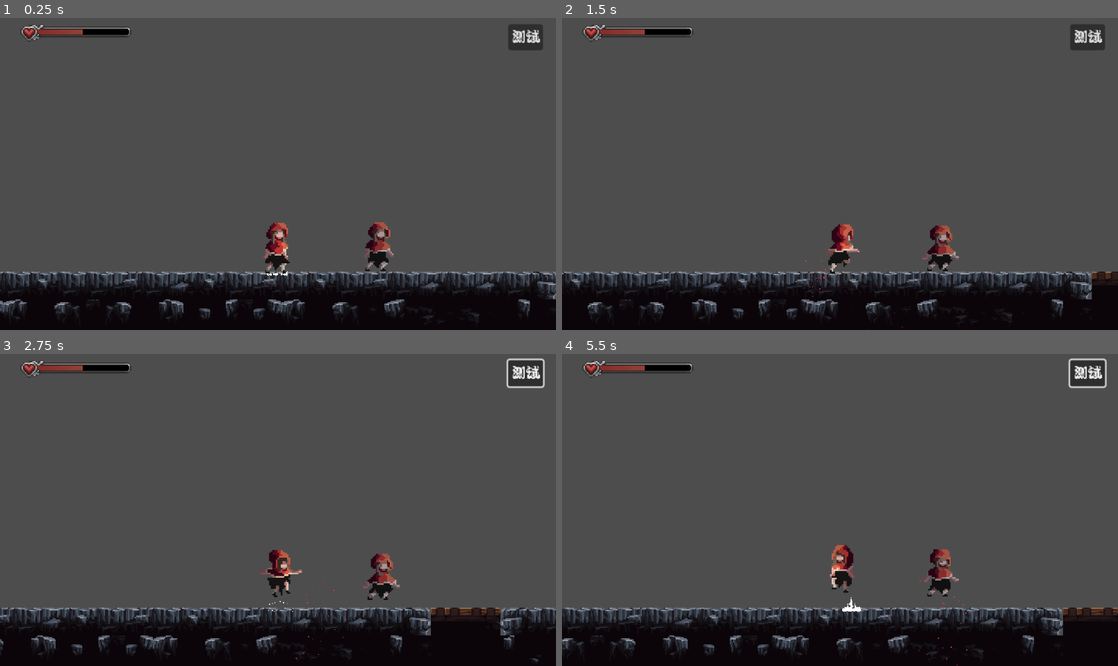
Above: before the commit, frames 1-4 (two rows, left to right).
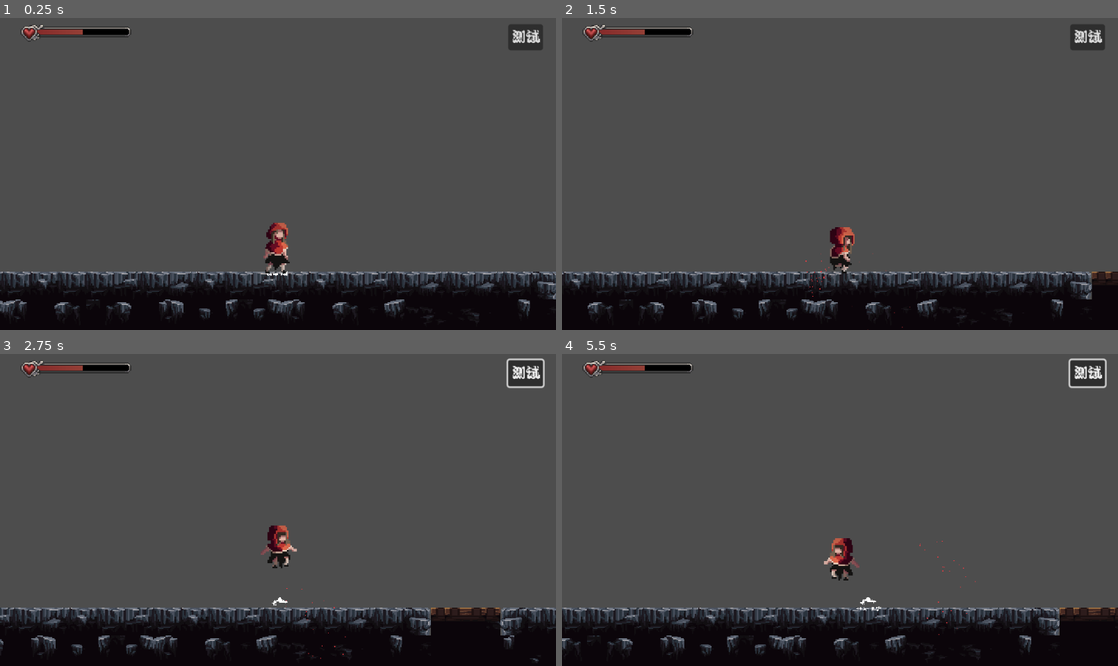
Above: after the commit, the same moments.

Repository: ka1tist/11
Game: Godot game, scene res://levels/00_洞穴/04.tscn
Two runs of this game, one before a commit and one after it. Both use one fixed random seed, a clock stepped at 60 frames per second and the inputs below.
Inputs (mouse positions are in pixels of both pictures, inside the frame that each line leads up to):
- Up to frame 1 (0.25 s): no input
- Up to frame 2 (1.5 s): click "测试" at 0.5 s; tap Enter at 1.25 s; move the mouse to (962, 158) at 1.27 s; hold Right (right) from 1.28 s (still down); hold S (action) from 1.28 s (still down); click (962, 158) at 1.42 s
- Up to frame 3 (2.75 s): tap Z (jump) at 1.52, 1.82, 2.27, 2.3, 2.57 s; tap X (attack) at 1.55, 2.1 s; move the mouse to (166, 525) at 2.02 s; release Right (right) at 2.03 s; release S (action) at 2.03 s; hold Down (down) from 2.03 s (still down)
- Up to frame 4 (5.5 s): move the mouse to (895, 441) at 2.77 s; release Down (down) at 2.78 s; hold Right (right) 2.78-3.53 s; hold Z (jump) 2.78-3.53 s; tap S (action) at 3.05, 3.6, 5.3 s; move the mouse to (812, 572) at 3.52 s; hold Up (up) 3.53-4.28 s; click (812, 572) at 3.67 s; tap Z (jump) at 3.77, 4.07, 4.52, 4.55, 4.82, 5.27 s; tap X (attack) at 3.8 s; move the mouse to (1006, 556) at 4.27 s; hold X (attack) 4.28-5.03 s; hold Left (left) from 4.28 s (still down); move the mouse to (673, 463) at 5.02 s; tap C (dash) at 5.1 s

The runs differ from the first frame. In frame 1, 0.5% of the frame differs, in the area x 65-71%, y 65-82%; in frame 2, 0.9%; in frame 3, 1.4%; in frame 4, 4.6%, in the area x 0-100%, y 59-100%.

Commit message:
完善攻击

Diff:
--- a/general/scripts/attack_area.gd
+++ b/general/scripts/attack_area.gd
@@ -2,6 +2,8 @@
 class_name AttackArea extends Area2D
 
 @export var damege : float = 1
+@onready var animation_player: AnimationPlayer = $"../AnimationPlayer"
+
 
 func _ready() -> void:
 	body_entered.connect( _on_body_entered )
--- a/levels/00_洞穴/04.tscn
+++ b/levels/00_洞穴/04.tscn
@@ -52,7 +52,7 @@
 position = Vector2(173, 333)
 
 [node name="DamageArea" type="Area2D" parent="." unique_id=1426171122]
-position = Vector2(217, 252)
+position = Vector2(254, 305)
 collision_layer = 32
 collision_mask = 0
 script = ExtResource("8_xy3px")
@@ -60,5 +60,4 @@
 metadata/_custom_type_script = "uid://c1unhfbuk57mo"
 
 [node name="CollisionShape2D" type="CollisionShape2D" parent="DamageArea" unique_id=346599880]
-position = Vector2(17, 57)
 shape = SubResource("RectangleShape2D_ieygl")
--- /dev/null
+++ b/player/attack.gd
@@ -0,0 +1,73 @@
+class_name PlayerStateAttack extends PlayerState
+
+
+const AUDIO_ATTACK = preload("uid://45r5bi2yyufq")
+
+@export var combo_time_window : float = 0.2
+@export var speed : float = 200
+const COMBO_ANIMATIONS : Array = ["attack", "attack_2", "attack_3"]
+var timer : float = 0
+var combo : int = 0
+
+#状态初始化时做什么
+func init() -> void:
+	pass
+
+
+#当我们进入这个状态时会发生什么
+func enter() -> void:
+	#动画
+	do_attack()
+	player.animation_player.animation_finished.connect( _on_animation_finished )
+	pass
+
+#当我们退出这个状态会发生什么
+func exit() -> void:
+	timer = 0
+	combo = 0
+	player.animation_player.animation_finished.disconnect( _on_animation_finished )
+	next_state = null
+	pass
+
+#按下输入会发生什么
+func handle_input( _event : InputEvent ) -> PlayerState:
+	#处理输入
+	if _event.is_action_pressed("attack"):
+		timer = combo_time_window
+	#if _event.is_action_pressed("jump"):
+	#	return jump
+	return null
+
+
+#在这个状态下，每个过程tick会发生什么
+func process(delta: float) -> PlayerState:
+	timer -= delta
+	return next_state
+
+
+#在这个状态下，每个物理过程tick会发生什么
+func physics_process(_delta: float) -> PlayerState:
+	player.velocity.x = player.direction.x * speed
+
+	return null
+
+
+func do_attack() -> void:
+	player.animation_player.play( COMBO_ANIMATIONS[combo] )
+	player.attack_area.activate()
+	Audio.play_spatial_sound( AUDIO_ATTACK , player.global_position )
+	pass
+
+
+func _end_attack() -> void:
+	if timer > 0:
+		combo = wrapi( combo + 1 , 0 , 3 )
+		do_attack()
+	else:
+		next_state = idle if player.is_on_floor() else fall
+	pass
+
+
+func _on_animation_finished( _anim_name : String ) -> void:
+	_end_attack()
+	pass
--- a/player/player.tscn
+++ b/player/player.tscn
@@ -7,8 +7,8 @@
 [ext_resource type="Script" uid="uid://bjx3ikkggms5e" path="res://player/states/fall.gd" id="5_g6k8r"]
 [ext_resource type="Script" uid="uid://dufhimmdh4wyd" path="res://player/states/crouch.gd" id="6_g6k8r"]
 [ext_resource type="Texture2D" uid="uid://dfedgwugeiu7p" path="res://player/spires/red hood itch free Copy-Sheet.png" id="7_boad6"]
+[ext_resource type="Script" uid="uid://bf5adafuk21i6" path="res://player/attack.gd" id="7_ebec5"]
 [ext_resource type="Script" uid="uid://c7npwm4xqaarh" path="res://player/scripts/player_camera.gd" id="8_8t03j"]
-[ext_resource type="Texture2D" uid="uid://bwr3n38w2hu5d" path="res://general/sprites/idle sheet-Sheet.png" id="8_ebec5"]
 [ext_resource type="Script" uid="uid://csskjnunwlvsa" path="res://player/scripts/input_hints.gd" id="8_hg6s5"]
 [ext_resource type="Texture2D" uid="uid://b5iqeeberasqa" path="res://player/spires/input_icons.png" id="8_rgyib"]
 [ext_resource type="Script" uid="uid://bg12sd4evf6j7" path="res://general/scripts/attack_area.gd" id="11_2ieo8"]
@@ -32,35 +32,59 @@
 tracks/0/keys = {
 "times": PackedFloat32Array(0),
 "transitions": PackedFloat32Array(1),
-"update": 1,
+"update": 0,
 "values": [0]
 }
-tracks/1/type = "value"
-tracks/1/imported = false
-tracks/1/enabled = true
-tracks/1/path = NodePath("Sprite2D/Sprite2D:frame")
-tracks/1/interp = 1
-tracks/1/loop_wrap = true
-tracks/1/keys = {
-"times": PackedFloat32Array(0),
-"transitions": PackedFloat32Array(1),
-"update": 1,
-"values": [0]
+
+[sub_resource type="Animation" id="Animation_ebec5"]
+resource_name = "attack"
+length = 0.35
+step = 0.05
+tracks/0/type = "value"
+tracks/0/imported = false
+tracks/0/enabled = true
+tracks/0/path = NodePath("Sprite2D:frame")
+tracks/0/interp = 1
+tracks/0/loop_wrap = true
+tracks/0/keys = {
+"times": PackedFloat32Array(0, 0.05, 0.1, 0.15, 0.2, 0.25, 0.3),
+"transitions": PackedFloat32Array(1, 1, 1, 1, 1, 1, 1),
+"update": 0,
+"values": [56, 57, 58, 59, 60, 61, 62]
 }
 
 [sub_resource type="Animation" id="Animation_yllr7"]
-resource_name = "attack"
-tracks/0/type = "value"
-tracks/0/imported = false
-tracks/0/enabled = true
-tracks/0/path = NodePath("Sprite2D:frame")
-tracks/0/interp = 1
-tracks/0/loop_wrap = true
-tracks/0/keys = {
-"times": PackedFloat32Array(0),
-"transitions": PackedFloat32Array(1),
-"update": 1,
-"values": [0]
+resource_name = "attack_2"
+length = 0.35
+step = 0.05
+tracks/0/type = "value"
+tracks/0/imported = false
+tracks/0/enabled = true
+tracks/0/path = NodePath("Sprite2D:frame")
+tracks/0/interp = 1
+tracks/0/loop_wrap = true
+tracks/0/keys = {
+"times": PackedFloat32Array(0, 0.05, 0.1, 0.15, 0.2, 0.25, 0.3),
+"transitions": PackedFloat32Array(1, 1, 1, 1, 1, 1, 1),
+"update": 0,
+"values": [63, 64, 65, 66, 67, 68, 69]
+}
+
+[sub_resource type="Animation" id="Animation_kb6p2"]
+resource_name = "attack_3"
+length = 0.5
+step = 0.05
+tracks/0/type = "value"
+tracks/0/imported = false
+tracks/0/enabled = true
+tracks/0/path = NodePath("Sprite2D:frame")
+tracks/0/interp = 1
+tracks/0/loop_wrap = true
+tracks/0/keys = {
+"times": PackedFloat32Array(0, 0.05, 0.1, 0.15, 0.2, 0.25, 0.3, 0.35, 0.4, 0.45000002),
+"transitions": PackedFloat32Array(1, 1, 1, 1, 1, 1, 1, 1, 1, 1),
+"update": 0,
+"values": [70, 71, 72, 73, 74, 75, 76, 77, 78, 79]
 }
 
 [sub_resource type="Animation" id="Animation_rgyib"]
@@ -76,14 +100,12 @@
 tracks/0/keys = {
 "times": PackedFloat32Array(0, 0.05),
 "transitions": PackedFloat32Array(1, 1),
-"update": 1,
+"update": 0,
 "values": [50, 34]
 }
 
 [sub_resource type="Animation" id="Animation_hg6s5"]
 resource_name = "idle"
-loop_mode = 1
-step = 0.03
 tracks/0/type = "value"
 tracks/0/imported = false
 tracks/0/enabled = true
@@ -93,20 +115,8 @@
 tracks/0/keys = {
 "times": PackedFloat32Array(0),
 "transitions": PackedFloat32Array(1),
-"update": 1,
+"update": 0,
 "values": [0]
-}
-tracks/1/type = "value"
-tracks/1/imported = false
-tracks/1/enabled = true
-tracks/1/path = NodePath("Sprite2D/Sprite2D:frame")
-tracks/1/interp = 1
-tracks/1/loop_wrap = true
-tracks/1/keys = {
-"times": PackedFloat32Array(0, 0.030303031, 0.060606062, 0.09090909, 0.121212125, 0.15151516, 0.18181819, 0.21212122, 0.24242425, 0.27272728, 0.3030303, 0.33333334, 0.36363637, 0.3939394, 0.42424244, 0.45454547, 0.4848485),
-"transitions": PackedFloat32Array(1, 1, 1, 1, 1, 1, 1, 1, 1, 1, 1, 1, 1, 1, 1, 1, 1),
-"update": 1,
-"values": [0, 1, 2, 3, 4, 5, 6, 7, 8, 9, 10, 11, 12, 13, 14, 15, 16]
 }
 
 [sub_resource type="Animation" id="Animation_8t03j"]
@@ -121,7 +131,7 @@
 tracks/0/keys = {
 "times": PackedFloat32Array(0, 0.060606062, 0.15151516, 0.24242425, 0.3030303, 0.5151515, 0.54545456, 0.5757576, 0.6060606, 0.6363636, 0.6666667, 0.7, 0.75, 0.8),
 "transitions": PackedFloat32Array(1, 1, 1, 1, 1, 1, 1, 1, 1, 1, 1, 1, 1, 1),
-"update": 1,
+"update": 0,
 "values": [34, 35, 36, 37, 38, 39, 40, 41, 42, 43, 44, 45, 46, 47]
 }
 
@@ -139,14 +149,16 @@
 tracks/0/keys = {
 "times": PackedFloat32Array(0, 0.03999996, 0.07999992, 0.120000005, 0.16, 0.2, 0.23999996, 0.2799999, 0.32, 0.36, 0.39999998, 0.44, 0.48000002, 0.52, 0.56, 0.59999996, 0.64000005, 0.68, 0.71999997, 0.76000005, 0.8, 0.84, 0.88000005, 0.92),
 "transitions": PackedFloat32Array(1, 1, 1, 1, 1, 1, 1, 1, 1, 1, 1, 1, 1, 1, 1, 1, 1, 1, 1, 1, 1, 1, 1, 1),
-"update": 1,
+"update": 0,
 "values": [20, 21, 22, 23, 24, 1, 2, 3, 4, 5, 6, 7, 8, 9, 10, 11, 12, 13, 14, 15, 16, 17, 18, 19]
 }
 
 [sub_resource type="AnimationLibrary" id="AnimationLibrary_ebec5"]
 _data = {
 &"RESET": SubResource("Animation_boad6"),
-&"attack": SubResource("Animation_yllr7"),
+&"attack": SubResource("Animation_ebec5"),
+&"attack_2": SubResource("Animation_yllr7"),
+&"attack_3": SubResource("Animation_kb6p2"),
 &"crouch": SubResource("Animation_rgyib"),
 &"idle": SubResource("Animation_hg6s5"),
 &"jump": SubResource("Animation_8t03j"),
@@ -167,7 +179,7 @@
 metadata/_snap_enabled = true
 
 [sub_resource type="RectangleShape2D" id="RectangleShape2D_ebec5"]
-size = Vector2(48.000053, 16)
+size = Vector2(51.000053, 56)
 
 [node name="Player" type="CharacterBody2D" unique_id=365008897 groups=["Player"]]
 z_index = 1
@@ -199,19 +211,17 @@
 unique_name_in_owner = true
 script = ExtResource("6_g6k8r")
 
+[node name="Attack" type="Node" parent="States" unique_id=967012846]
+unique_name_in_owner = true
+script = ExtResource("7_ebec5")
+
 [node name="Sprite2D" type="Sprite2D" parent="." unique_id=188275147]
-position = Vector2(1.1920929e-07, -13)
+position = Vector2(0, -13)
 scale = Vector2(1.88, 1.88)
 texture = ExtResource("7_boad6")
 offset = Vector2(0, -24)
 hframes = 12
 vframes = 11
-
-[node name="Sprite2D" type="Sprite2D" parent="Sprite2D" unique_id=250566537]
-position = Vector2(-71.80858, -13.829788)
-scale = Vector2(-0.9747845, 1)
-texture = ExtResource("8_ebec5")
-hframes = 18
 
 [node name="CollisionStand" type="CollisionShape2D" parent="." unique_id=1156081630]
 visible = false
@@ -281,6 +291,6 @@
 metadata/_custom_type_script = "uid://bg12sd4evf6j7"
 
 [node name="CollisionShape2D" type="CollisionShape2D" parent="AttackArea" unique_id=42164731]
-position = Vector2(-24.000027, 0)
+position = Vector2(-25.500025, 0)
 shape = SubResource("RectangleShape2D_ebec5")
 debug_color = Color(0.70196074, 0, 0, 0.41960785)
--- a/player/scripts/player.gd
+++ b/player/scripts/player.gd
@@ -62,11 +62,8 @@
 	pass
 
 func _unhandled_input(event: InputEvent) -> void:
-	#测试
-	if event.is_action_pressed("attack"):
-		attack_area.activate()
-		return
-	#
+	if event.is_action_released("jump"):
+		velocity.y *= 0.5
 	if event.is_action_pressed( "action" ):
 		Messages.player_interacted.emit( self )
 	elif event.is_action_pressed( "pause" ):
--- a/player/states/00_player_state.gd
+++ b/player/states/00_player_state.gd
@@ -10,6 +10,7 @@
 @onready var jump: PlayerStateJump = %Jump
 @onready var fall: PlayerStateFall = %Fall
 @onready var crouch: PlayerStateCrouch = %Crouch
+@onready var attack: PlayerStateAttack = %Attack
 #endregion
 
 
--- a/player/states/crouch.gd
+++ b/player/states/crouch.gd
@@ -24,6 +24,8 @@
 #按下输入会发生什么
 func handle_input( _event : InputEvent ) -> PlayerState:
 	#处理输入
+	if _event.is_action_pressed("attack"):
+		return attack
 	if _event.is_action_pressed("jump"):
 		player.one_way_platform_shape_cast.force_shapecast_update()
 		if player.one_way_platform_shape_cast.is_colliding() == true:
--- a/player/states/fall.gd
+++ b/player/states/fall.gd
@@ -17,10 +17,10 @@
 	player.animation_player.play( "jump" )
 	player.animation_player.pause()
 	player.gravity_mulitplier = fal_gravity_mulitplier
-	if player.previous_state == jump:
+	if player.previous_state == idle or player.previous_state == run or player.previous_state == crouch:
+		coyote_timer = coyote_time
+	else:
 		coyote_timer = 0
-	else:
-		coyote_timer = coyote_time
 	pass
 
 #当我们退出这个状态会发生什么
@@ -32,6 +32,8 @@
 #按下输入会发生什么
 func handle_input( _event : InputEvent ) -> PlayerState:
 	#处理输入
+	if _event.is_action_pressed("attack"):
+		return attack
 	if _event.is_action_pressed("jump"):
 		if coyote_timer > 0:
 			return jump
--- a/player/states/idle.gd
+++ b/player/states/idle.gd
@@ -18,6 +18,8 @@
 #按下输入会发生什么
 func handle_input( _event : InputEvent ) -> PlayerState:
 	#处理输入
+	if _event.is_action_pressed("attack"):
+		return attack
 	if _event.is_action_pressed("jump"):
 		return jump
 	return next_state
--- a/player/states/jump.gd
+++ b/player/states/jump.gd
@@ -31,8 +31,9 @@
 #按下输入会发生什么
 func handle_input( event : InputEvent ) -> PlayerState:
 	#处理输入
+	if event.is_action_pressed("attack"):
+		return attack
 	if event.is_action_released("jump"):
-		player.velocity.y *= 0.5
 		return fall
 	return next_state
 
--- a/player/states/run.gd
+++ b/player/states/run.gd
@@ -17,6 +17,8 @@
 #按下输入会发生什么
 func handle_input( _event : InputEvent ) -> PlayerState:
 	#处理输入
+	if _event.is_action_pressed("attack"):
+		return attack
 	if _event.is_action_pressed("jump"):
 		return jump
 	return next_state
Binary file added: general/scripts/itch run-Sheet sheet.png
Not shown, added: general/scripts/itch run-Sheet sheet.png.import
Binary file added: general/sprites/itch jump sheet-Sheet.png
Not shown, added: general/sprites/itch jump sheet-Sheet.png.import
Binary file added: general/sprites/itch run-Sheet sheet.png
Not shown, added: general/sprites/itch run-Sheet sheet.png.import
Not shown, added: player/attack.gd.uid
